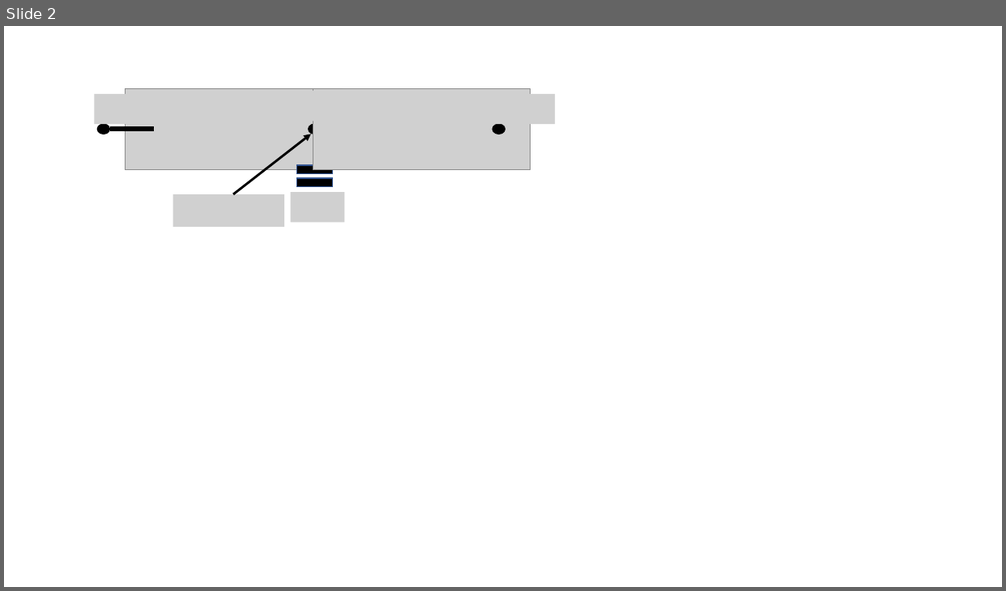
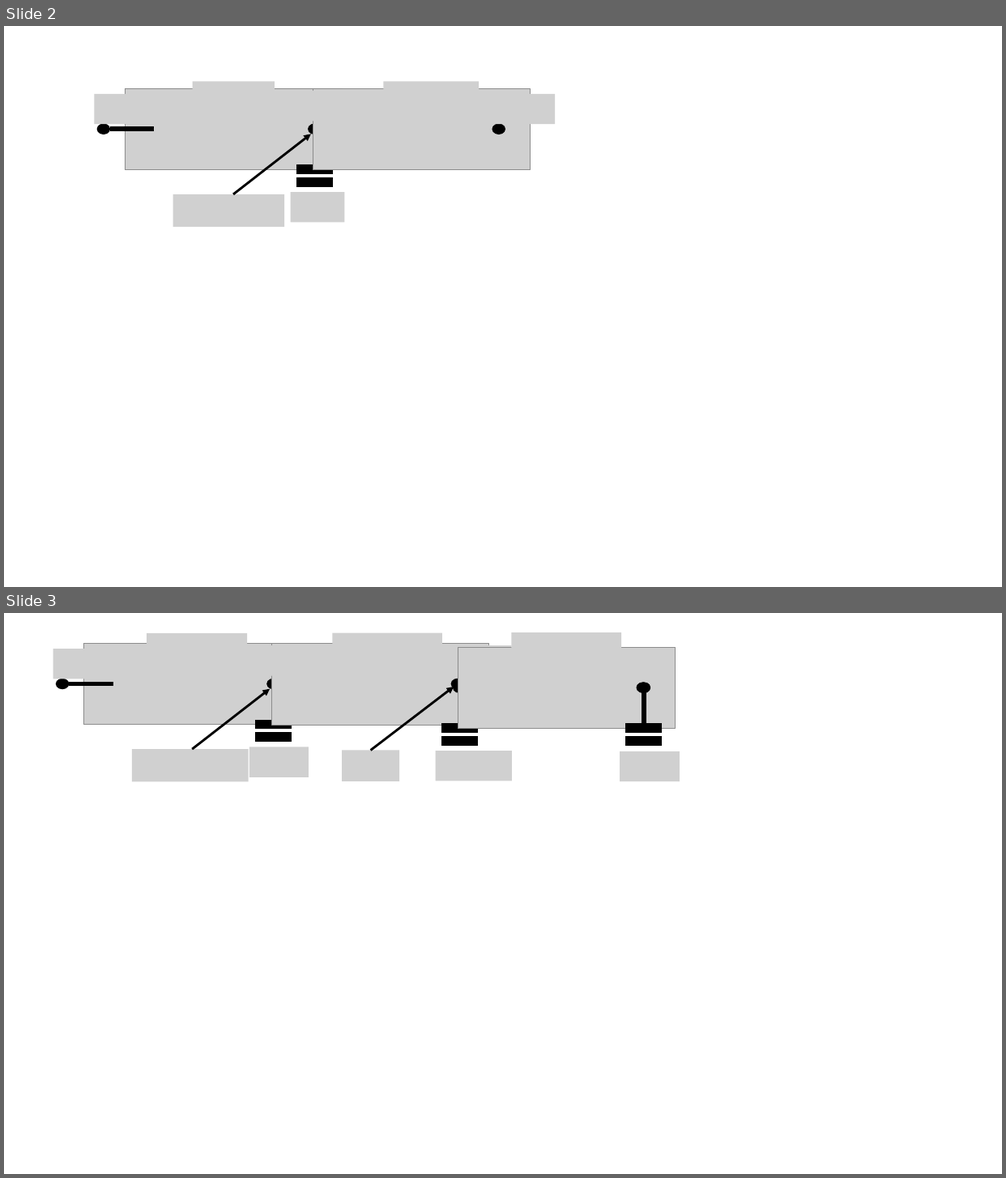
Before and after one commit to xixihaha1995/Hybrid_RC_GGMR, a slide deck: rc_network.pptx. Shown one above the other, each under a label of ours: slide 2 before the commit, slides 2 and 3 after it. The pictures are 1006x591 and 1006x1178 pixels, drawn with LibreOffice and Linux fonts; fonts in the diff are those of the drawing; grey boxes stand for pictures. Boxes give left, top, right and bottom in pixels: in the first picture for what was removed or moved away, otherwise in the second. Text is boxed around its words. In the diff, an @@ line names an element or a change of style, - is before the commit and + after.

```diff
--- a/rc_network.pptx
+++ b/rc_network.pptx
@@ slide 3 added at (x1=4, y1=613, x2=1002, y2=1174), background #FFFFFF @@
@@ picture added at (x1=147, y1=633, x2=247, y2=665) @@
@@ picture added at (x1=333, y1=633, x2=442, y2=665) @@
@@ picture added at (x1=512, y1=632, x2=621, y2=664) @@
@@ picture added at (x1=53, y1=649, x2=119, y2=679) @@
@@ picture added at (x1=83, y1=643, x2=301, y2=725) @@
@@ picture added at (x1=244, y1=646, x2=302, y2=676) @@
@@ picture added at (x1=271, y1=643, x2=489, y2=725) @@
@@ picture added at (x1=437, y1=646, x2=512, y2=676) @@
@@ picture added at (x1=458, y1=647, x2=675, y2=728) @@
@@ picture added at (x1=616, y1=653, x2=674, y2=683) @@
@@ ellipse added at (x1=57, y1=679, x2=68, y2=688), fill #000000, outline #000000 1 pt @@
@@ line added from (68, 684) to (113, 684), #000000 4.5 pt @@
@@ ellipse added at (x1=267, y1=679, x2=279, y2=688), fill #000000, outline #000000 1 pt @@
@@ ellipse added at (x1=452, y1=679, x2=463, y2=688), fill #000000, outline #000000 1 pt @@
@@ ellipse added at (x1=454, y1=683, x2=465, y2=692), fill #000000, outline #000000 1 pt @@
@@ ellipse added at (x1=637, y1=683, x2=649, y2=692), fill #000000, outline #000000 1 pt @@
@@ ellipse added at (x1=637, y1=683, x2=650, y2=692), fill #000000, outline #000000 1 pt @@
@@ ellipse added at (x1=638, y1=683, x2=650, y2=692), fill #000000, outline #000000 1 pt @@
@@ arrow added from (192, 749) to (270, 688), #000000 2.25 pt @@
@@ arrow added from (371, 750) to (454, 687), #000000 2.25 pt @@
@@ line added from (644, 724) to (644, 690), #000000 4.5 pt @@
@@ math equal added at (x1=249, y1=713, x2=298, y2=749), fill #000000, outline #000000 1 pt @@
@@ math equal added at (x1=435, y1=717, x2=484, y2=753), fill #000000, outline #000000 1 pt @@
@@ math equal added at (x1=620, y1=717, x2=669, y2=753), fill #000000, outline #000000 1 pt @@
@@ picture added at (x1=132, y1=749, x2=249, y2=782) @@
@@ picture added at (x1=249, y1=747, x2=309, y2=777) @@
@@ picture added at (x1=342, y1=750, x2=399, y2=781) @@
@@ picture added at (x1=435, y1=751, x2=512, y2=781) @@
@@ picture added at (x1=620, y1=752, x2=680, y2=781) @@
@@ slide 2 changed as well @@
@@ picture added at (x1=193, y1=81, x2=275, y2=113) @@
@@ picture added at (x1=384, y1=81, x2=479, y2=113) @@
@@ math equal at (x1=291, y1=158, x2=339, y2=194): outline #325491 1 pt to #000000 1 pt @@
```
Also in this commit, not shown: 1 other slide changed, 13 other files.
